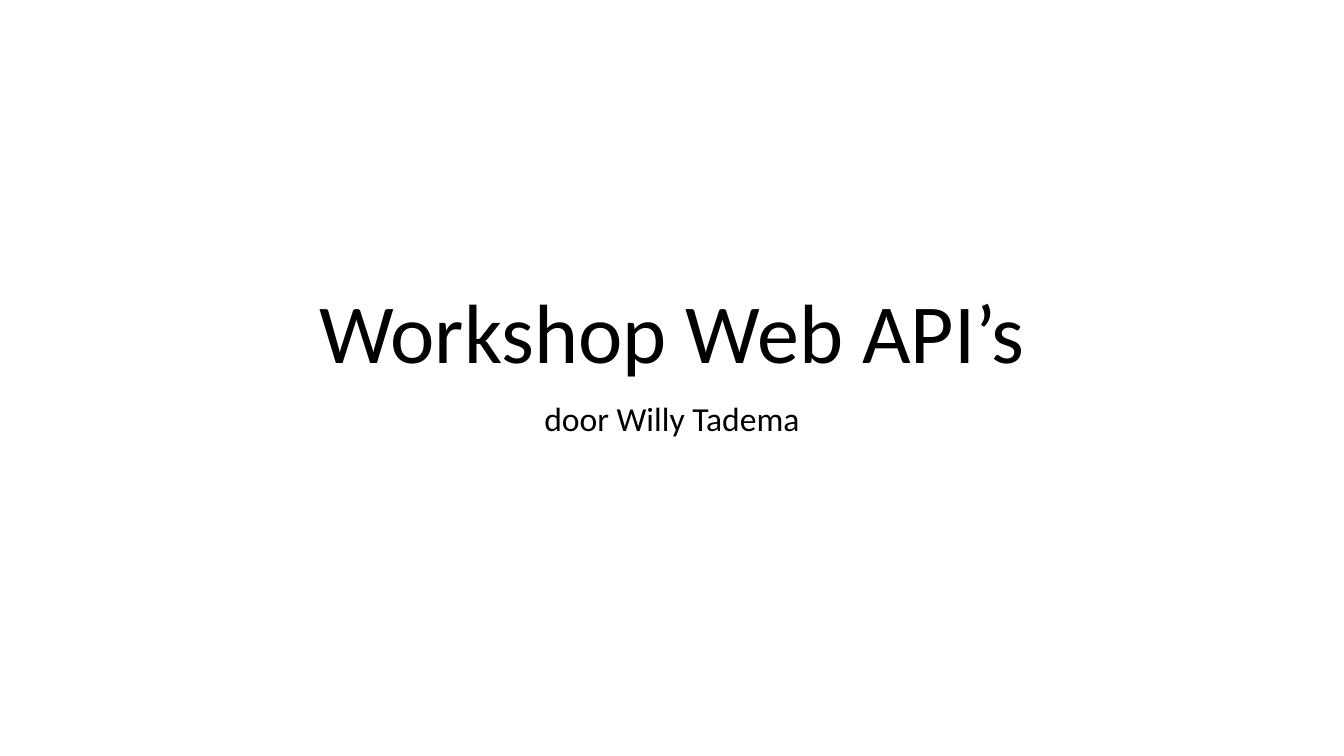
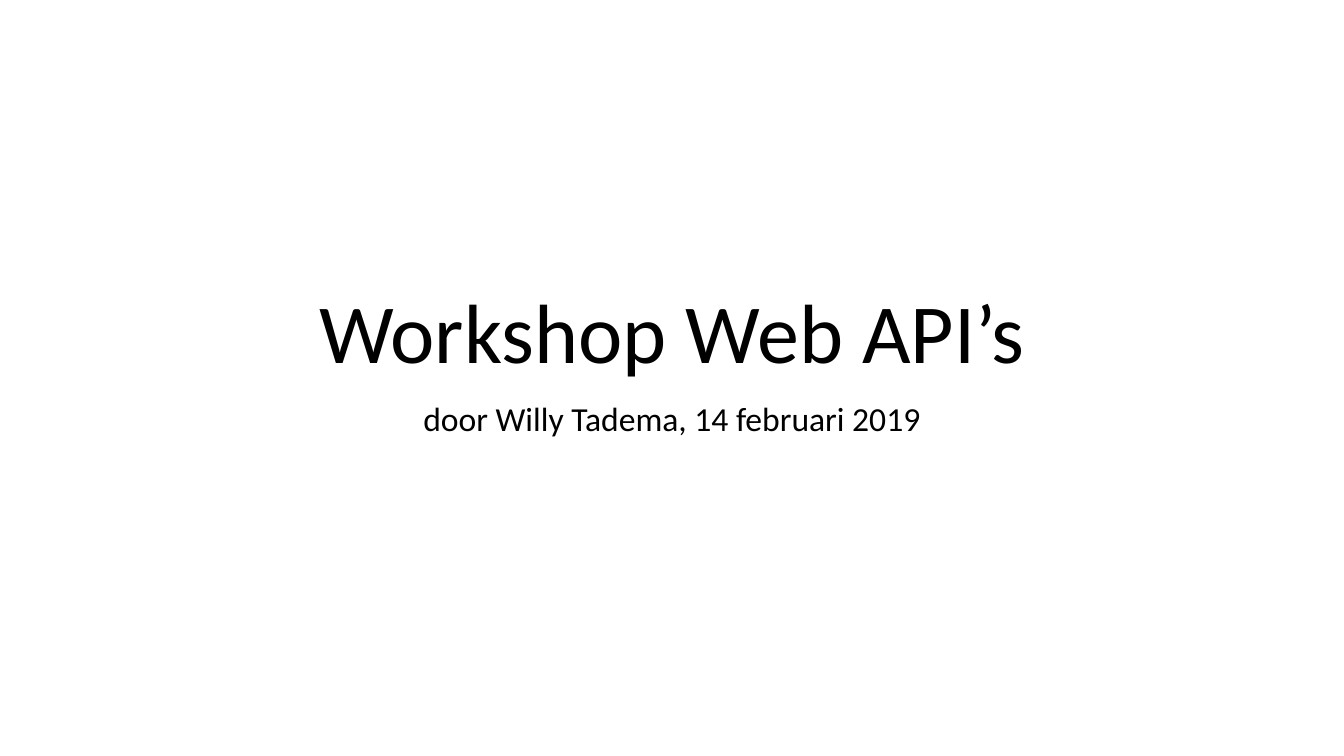
Before and after one commit to FrieseWoudloper/web-api-workshop, a slide deck: slide 1 of slides/Presentatie Web API's.pptx. Drawn at 1344x756 pixels with LibreOffice and Linux fonts; fonts in the diff are those of the drawing. Boxes give left, top, right and bottom in pixels: in the first picture for what was removed or moved away, otherwise in the second. Text is boxed around its words. In the diff, an @@ line names an element or a change of style, - is before the commit and + after.

```diff
--- a/slides/Presentatie Web API's.pptx
+++ b/slides/Presentatie Web API's.pptx
@@ subtitle at (x1=423, y1=407, x2=920, y2=437): text changed @@
-door Willy Tadema
+door Willy Tadema, 14 februari 2019
```
Also in this commit, not shown: 6 other slides changed, 1 slide added, 1 other file.
